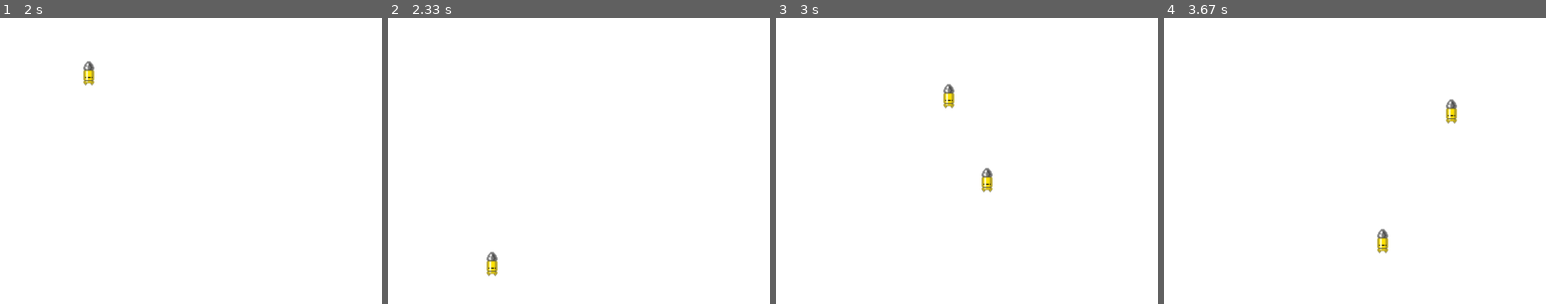
Above: before the commit, frames 1-4 (left to right).
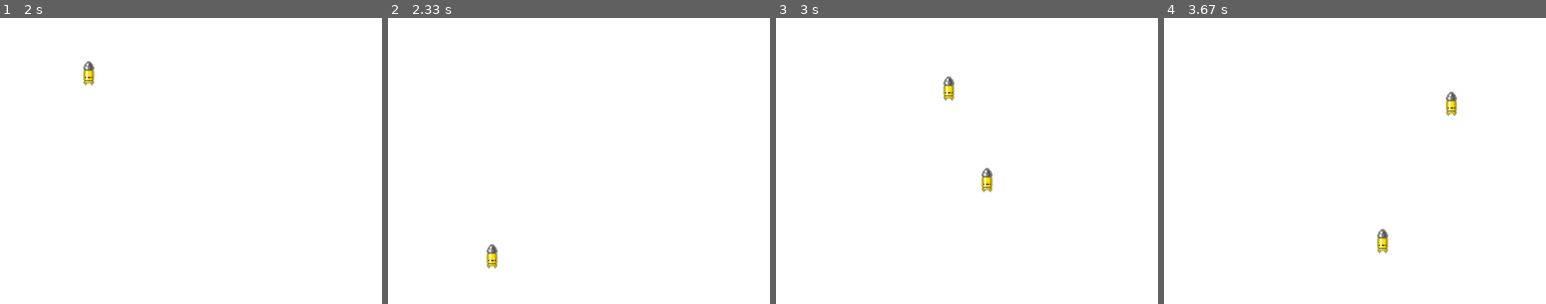
Above: after the commit, the same moments.

Repository: javman18/space_invaders
Game: pygame game, started from src/pygame_app.py
Same seed, same stepped clock (60 frames per second), same inputs: the game is played once before the commit and once after it.
Inputs:
- Up to frame 1 (2 s): tap X at 0.33, 1, 1.33 s; tap Space at 0.67, 1.73 s; hold Right from 1.67 s (still down)
- Up to frame 2 (2.33 s): tap Space at 2.03, 2.23 s; release Right at 2.13 s; hold Right from 2.17 s (still down)
- Up to frame 3 (3 s): tap Space at 2.53, 2.73 s; release Right at 2.63 s; hold Left from 2.67 s (still down)
- Up to frame 4 (3.67 s): tap Space at 3.03, 3.3, 3.6 s; release Left at 3.2 s; hold Left 3.23-3.63 s
The pictures show only the part of the screen within x 38-88%, y 0-50%; the shares and areas given below are measured in that part.

Frame 1 is identical in both runs. In frame 2, 0.3% of the frame differs, in the area x 25-29%, y 79-91%; in frame 3, 0.3%; in frame 4, 0.3%.

Commit message:
se agrego bullet pool

Diff:
--- a/src/bullet.py
+++ b/src/bullet.py
@@ -1,20 +1,26 @@
 import pygame
+from pygame.sprite import Sprite
+class Bullet:
+    def __init__(self, image):
 
-class Bullet:
-    def __init__(self, app, x, y):
-        self.screen = app.screen
-        self.screen_rect = app.screen.get_rect()
-        self.image = pygame.image.load("assets/images/bullet_kin.png")
+        self.image = image
         self.rect = self.image.get_rect()
         self.speed = 8
-        self.rect.x = x
-        self.rect.y = y
 
-    def draw(self):
-        self.screen.blit(self.image, self.rect)
 
-    def update(self, bullet_list):
-        self.rect.y -= self.speed
-        if (self.rect.y < 0):
-            bullet_list.remove(self)
-            print("eliminado")
+        self.is_active = False
+
+
+    def update(self):
+        #self.rect.y -= self.speed
+        #if (self.rect.y < 0):
+        #   bullet_list.remove(self)
+        #  print("eliminado")
+        if self.is_active == True:
+            self.rect.y -= self.speed
+        if self.rect.y < 0:
+            self.is_active = False
+
+    def draw(self, screen):
+        if self.is_active:
+            screen.blit(self.image, self.rect)
--- a/src/play_scene.py
+++ b/src/play_scene.py
@@ -30,7 +30,7 @@
             elif event.key == pygame.K_RIGHT:
                 self.ship.move_right = True
             elif event.key == pygame.K_SPACE:
-                self.bullet_list.append(Bullet(self.app, self.ship.rect.x + 25, self.ship.rect.y))
+                self.ship.shoot()
 
         if event.type == pygame.KEYUP:
             if event.key == pygame.K_LEFT:
@@ -42,16 +42,12 @@
 
     def update(self):
         self.ship.update()
-        for bullet in self.bullet_list:
-            bullet.update(self.bullet_list)
 
 
     def draw(self):
         self.screen.fill((255,255,255))
         #pygame.draw.rect(self.screen, (0, 255, 0), (0,550,self.app.width,50))
         self.ship.draw()
-        for bullet in self.bullet_list:
-            bullet.draw()
 
 
 
--- a/src/ship.py
+++ b/src/ship.py
@@ -1,4 +1,5 @@
 import pygame
+from weapon import Weapon
 
 class Ship:
     def __init__(self, app):
@@ -12,10 +13,12 @@
         self.x = float(self.rect.x)
         self.move_right = False
         self.move_left = False
+        self.weapon = Weapon()
 
 
 
     def draw(self):
+        self.weapon.draw(self.screen)
         self.screen.blit(self.image, self.rect)
 
     def update(self):
@@ -28,3 +31,6 @@
         else:
             self.speed = 4
         self.rect.x = self.x
+        self.weapon.update()
+    def shoot(self):
+        self.weapon.shoot(self.rect.x + 25, self.rect.y)
--- /dev/null
+++ b/src/weapon.py
@@ -0,0 +1,35 @@
+import pygame
+from bullet import Bullet
+
+class Weapon:
+    def __init__(self):
+
+        self.bullets = []
+        self.count = 20
+        self.bullet_sprite = pygame.image.load("assets/images/bullet_kin.png")
+
+
+
+
+    def add_bullet(self):
+        for i in range (self.count):
+            bullet = Bullet(self.bullet_sprite)
+            self.bullets.append(bullet)
+
+    def update(self):
+        for bullet in self.bullets:
+            bullet.update()
+
+    def draw(self, screen):
+        for bullet in self.bullets:
+            bullet.draw(screen)
+
+    def shoot(self, x, y):
+        self.add_bullet()
+
+        for bullet in self.bullets:
+            if bullet.is_active == False:
+                bullet.rect.x = x
+                bullet.rect.y = y
+                bullet.is_active = True
+                return
